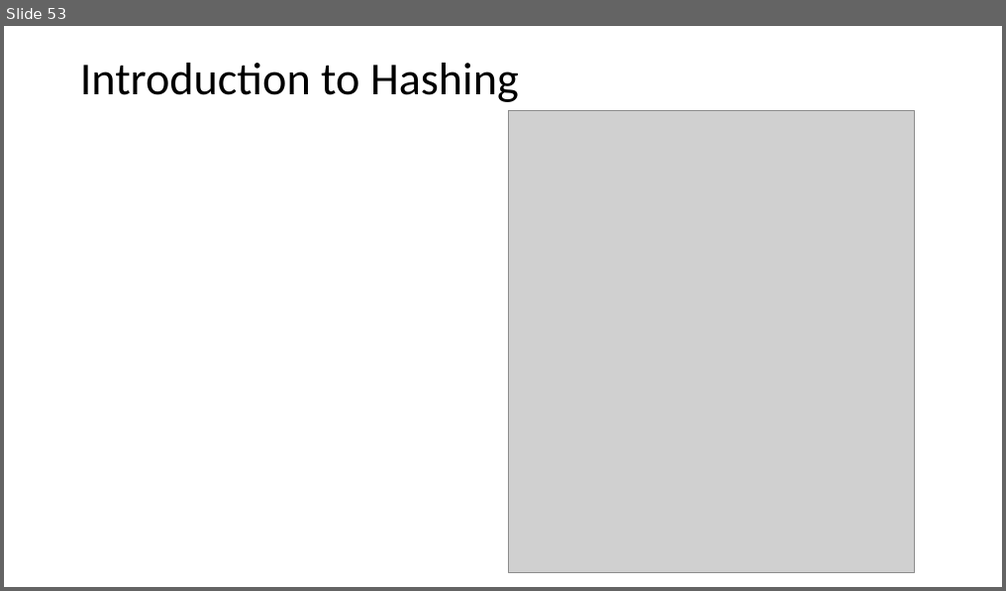
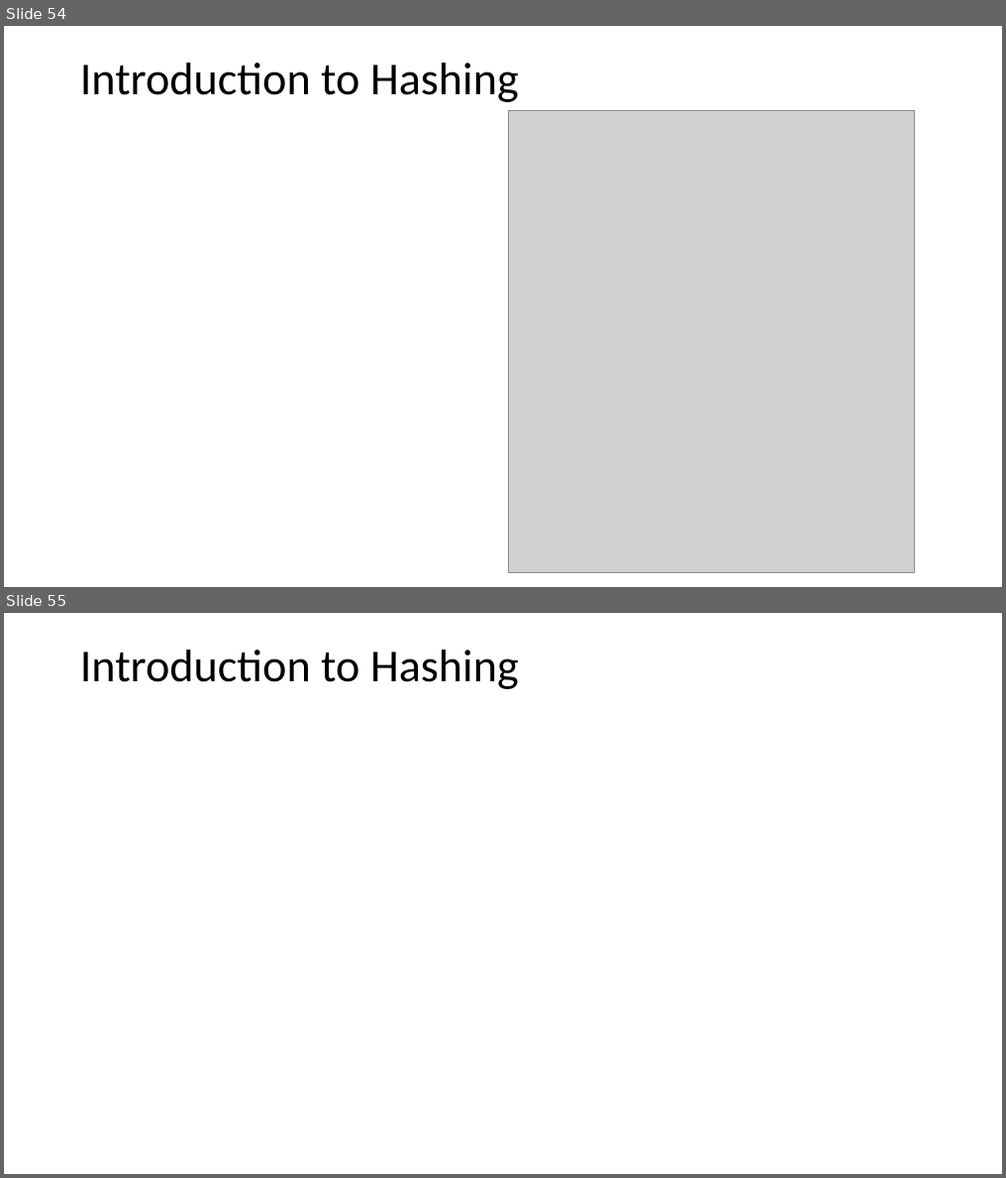
Before and after one commit to jonahneu/CSCI-E-108, a slide deck: slides/1_Introduction.pptx. Shown one above the other, each under a label of ours: slide 53 before the commit, slides 54 and 55 after it. The pictures are 1006x591 and 1006x1178 pixels, drawn with LibreOffice and Linux fonts; fonts in the diff are those of the drawing; grey boxes stand for pictures. Boxes give left, top, right and bottom in pixels: in the first picture for what was removed or moved away, otherwise in the second. Text is boxed around its words. In the diff, an @@ line names an element or a change of style, - is before the commit and + after.

Commit message:
Updated introduction and hash theory slides

```diff
--- a/slides/1_Introduction.pptx
+++ b/slides/1_Introduction.pptx
@@ slide 55 added at (4, 613, 1002, 1174), background #FFFFFF @@
@@ text added at (80, 650, 519, 689), 44 pt, text #000000 @@
+Introduction to Hashing
@@ what was slide 53 is now slide 54 @@
```
Also in this commit, not shown: 4 slides changed, 1 other slide added.
